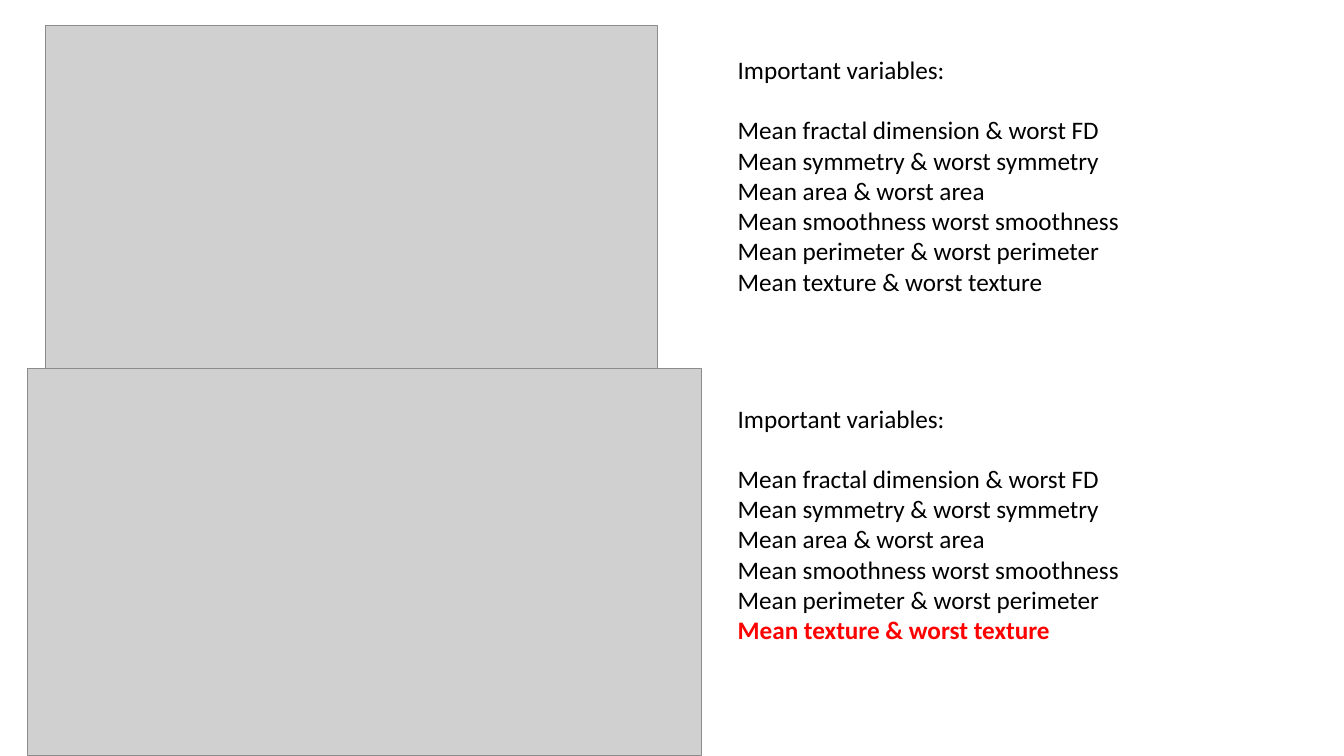
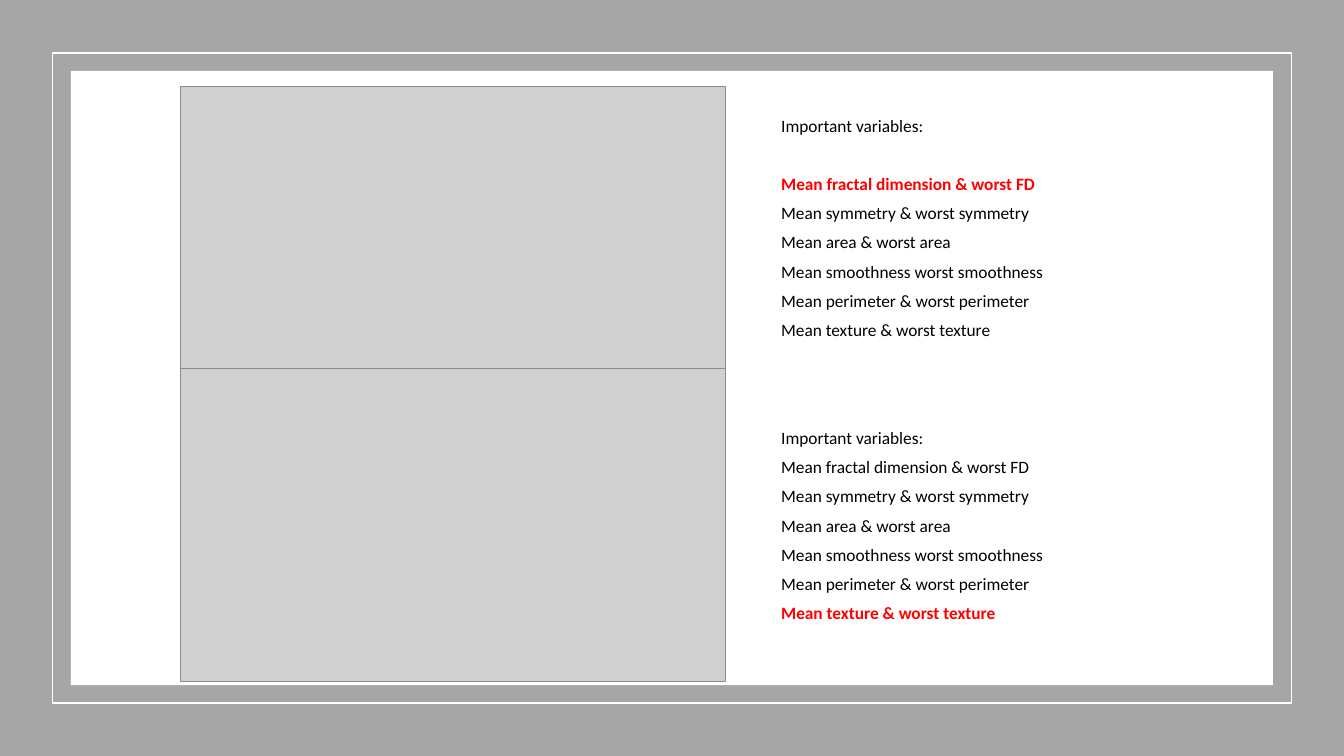
Before and after one commit to HienTruong89/Exploratory-data-analysis, a slide deck: slide 3 of Study cases/breastcancer/Breast cancer.pptx (slide 2 before the commit). Drawn at 1344x756 pixels with LibreOffice and Linux fonts; fonts in the diff are those of the drawing; grey boxes stand for pictures. Boxes give left, top, right and bottom in pixels: in the first picture for what was removed or moved away, otherwise in the second. Text is boxed around its words. In the diff, an @@ line names an element or a change of style, - is before the commit and + after.

```diff
--- a/Study cases/breastcancer/Breast cancer.pptx
+++ b/Study cases/breastcancer/Breast cancer.pptx
@@ rectangle added at (x1=0, y1=0, x2=1344, y2=756), fill #A6A6A6 @@
@@ rectangle added at (x1=52, y1=53, x2=1292, y2=704), outline #FFFFFF 1 pt @@
@@ rectangle added at (x1=71, y1=71, x2=1273, y2=685), fill #FFFFFF @@
@@ picture resized from (x1=45, y1=26, x2=657, y2=378) to (x1=180, y1=87, x2=726, y2=369) @@
@@ text "Important variables:" moved from (x1=738, y1=61, x2=1119, y2=292) to (x1=781, y1=120, x2=1043, y2=336) @@
@@ text "Important variables:" at (x1=781, y1=120, x2=1043, y2=336): size 18 to 12.4 pt; text colour #000000 to #FF0000, bold on in "Mean fractal dimension & worst FD"; more space between paragraphs @@
@@ picture resized from (x1=28, y1=369, x2=702, y2=756) to (x1=180, y1=369, x2=726, y2=683) @@
@@ text "Important variables:" moved from (x1=738, y1=410, x2=1119, y2=640) to (x1=781, y1=432, x2=1043, y2=619) @@
@@ text "Important variables:" at (x1=781, y1=432, x2=1043, y2=619): size 18 to 12.4 pt; more space between paragraphs @@
```
Also in this commit, not shown: 2 other slides changed, 5 slides added, 5 slides removed, 3 other files.
